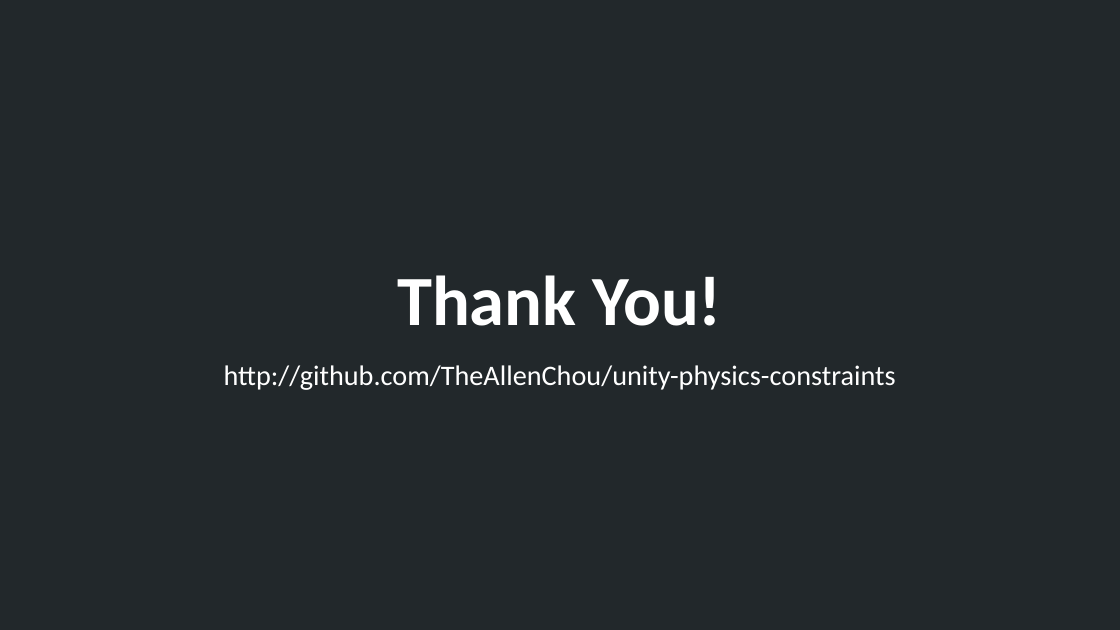
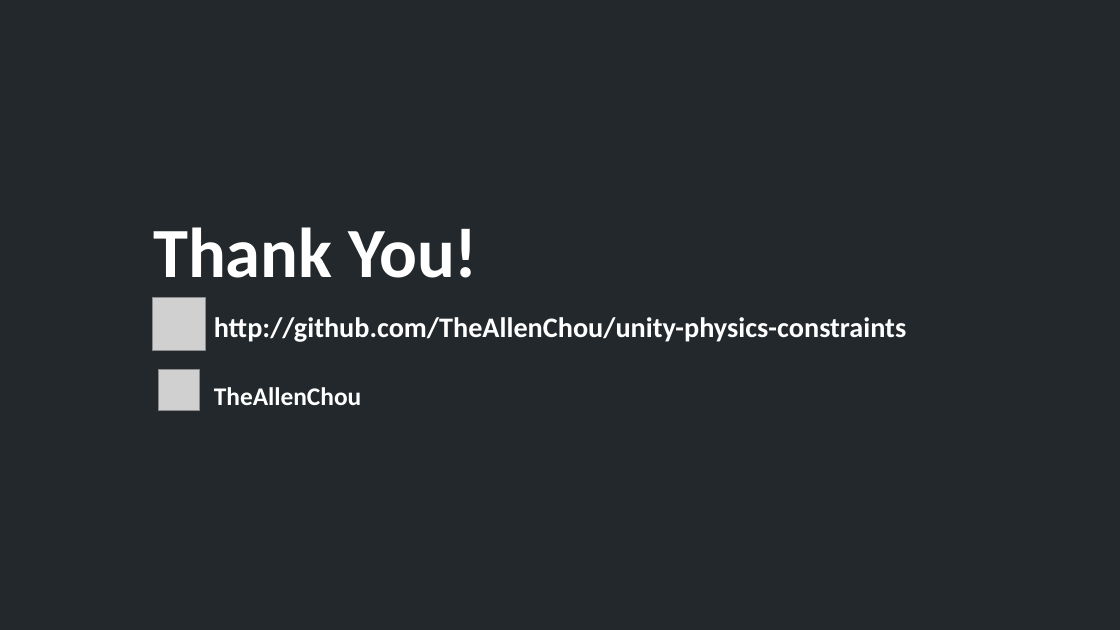
Before and after one commit to TheAllenChou/unity-physics-constraints, a slide deck: slide 12 of slides/02-contact-constraints-mandarin.odp. Drawn at 1120x630 pixels with LibreOffice and Linux fonts; fonts in the diff are those of the drawing; grey boxes stand for pictures. Boxes give left, top, right and bottom in pixels: in the first picture for what was removed or moved away, otherwise in the second. Text is boxed around its words. In the diff, an @@ line names an element or a change of style, - is before the commit and + after.

```diff
--- a/slides/02-contact-constraints-mandarin.odp
+++ b/slides/02-contact-constraints-mandarin.odp
@@ text "Thank You!": place and size @@
-text "Thank You!" at [397, 275, 722, 326]
+text "Thank You!" at [153, 227, 478, 278]
@@ picture added at [152, 298, 205, 351] @@
@@ text "http://github.com/TheAllenChou/unity-physics-constraints": place and size @@
-text "http://github.com/TheAllenChou/unity-physics-constraints" at [224, 365, 896, 390]
+text "http://github.com/TheAllenChou/unity-physics-constraints" at [214, 317, 906, 342]
@@ text "http://github.com/TheAllenChou/unity-physics-constraints" at [214, 317, 906, 342]: bold on; alignment centre to left @@
@@ picture added at [159, 370, 199, 411] @@
@@ text added at [214, 387, 361, 405], 18 pt, text #FFFFFF, bold @@
+TheAllenChou
```
Also in this commit, not shown: 1 other slide changed, 7 other files.
